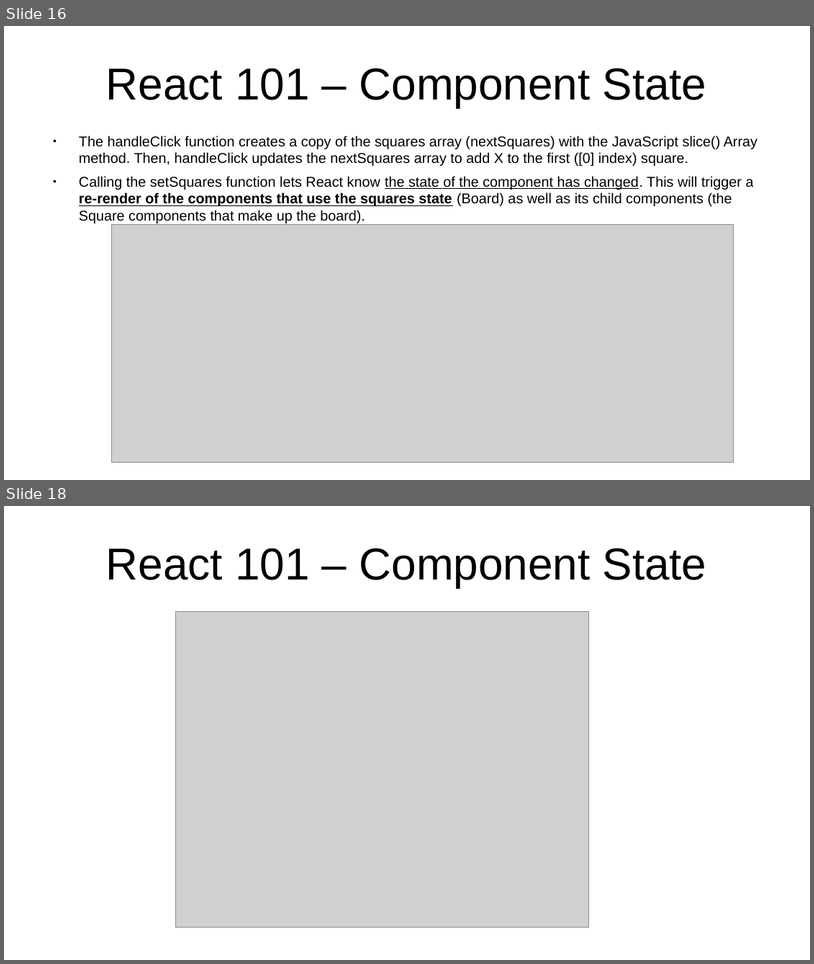
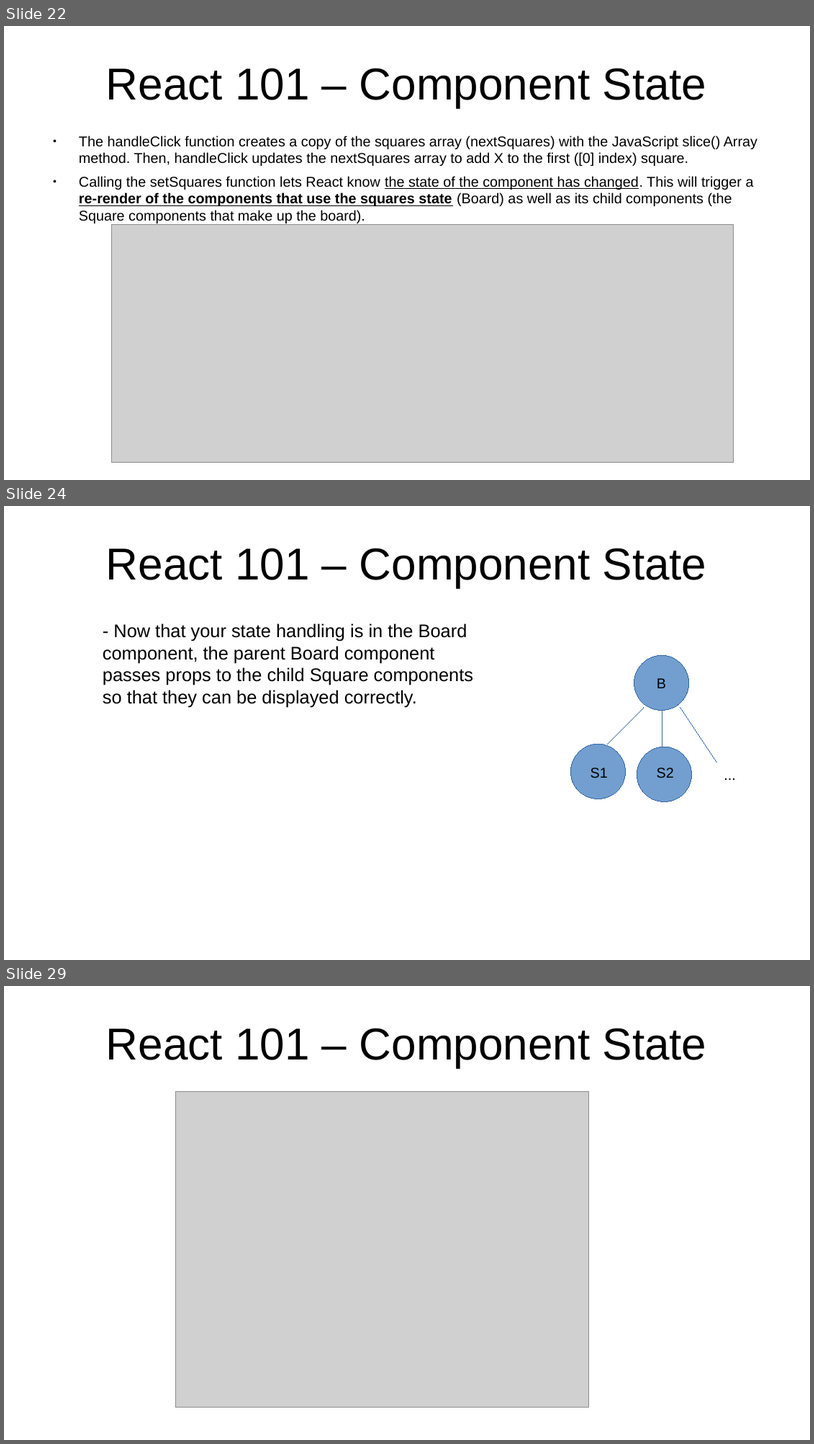
Before and after one commit to marcus-yeagle/react-tutorial, a slide deck: React 101.pptx. Shown one above the other, each under a label of ours: slides 16 and 18 before the commit, slides 22, 24 and 29 after it; the slides between them are not shown. The pictures are 814x964 and 814x1444 pixels, drawn with LibreOffice and Linux fonts; fonts in the diff are those of the drawing; grey boxes stand for pictures. Boxes give left, top, right and bottom in pixels: in the first picture for what was removed or moved away, otherwise in the second. Text is boxed around its words. In the diff, an @@ line names an element or a change of style, - is before the commit and + after.

```diff
--- a/React 101.pptx
+++ b/React 101.pptx
@@ slide 24 added at <box>4,506,810,960</box>, background #FFFFFF @@
@@ title added at <box>106,548,707,587</box>, 44 pt, text #000000 @@
+React 101 – Component State
@@ text added at <box>103,623,473,707</box>, 18 pt, text #000000 @@
+- Now that your state handling is in the Board component, the parent Board component passes props to the child Square components so that they can be displayed correctly.
@@ ellipse added at <box>635,655,689,710</box>, fill #729FCF, outline #3465A4 0 pt @@
@@ text added at <box>657,678,666,688</box>, 14 pt, text #000000 @@
+B
@@ line added from (644, 707) to (607, 744), #3465A4 0 pt @@
@@ line added from (663, 710) to (663, 746), #3465A4 0 pt @@
@@ line added from (681, 707) to (718, 762), #3465A4 0 pt @@
@@ ellipse added at <box>571,744,626,799</box>, fill #729FCF, outline #3465A4 0 pt @@
@@ ellipse added at <box>638,746,692,802</box>, fill #729FCF, outline #3465A4 0 pt @@
@@ text added at <box>718,762,810,785</box>, 14 pt, text #000000 @@
+...
@@ text added at <box>591,767,608,777</box>, 14 pt, text #000000 @@
+S1
@@ text added at <box>657,767,674,777</box>, 14 pt, text #000000 @@
+S2
@@ what was slide 16 is now slide 22 @@
@@ what was slide 18 is now slide 29 @@
```
Also in this commit, not shown: 7 slides changed, 11 other slides added, 1 slide removed, 2 other files.
